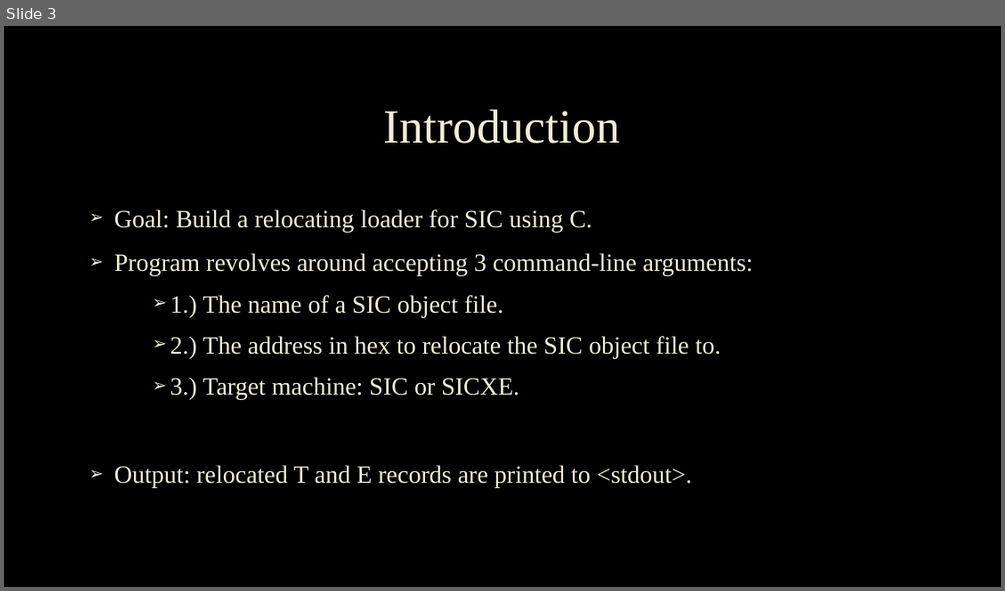
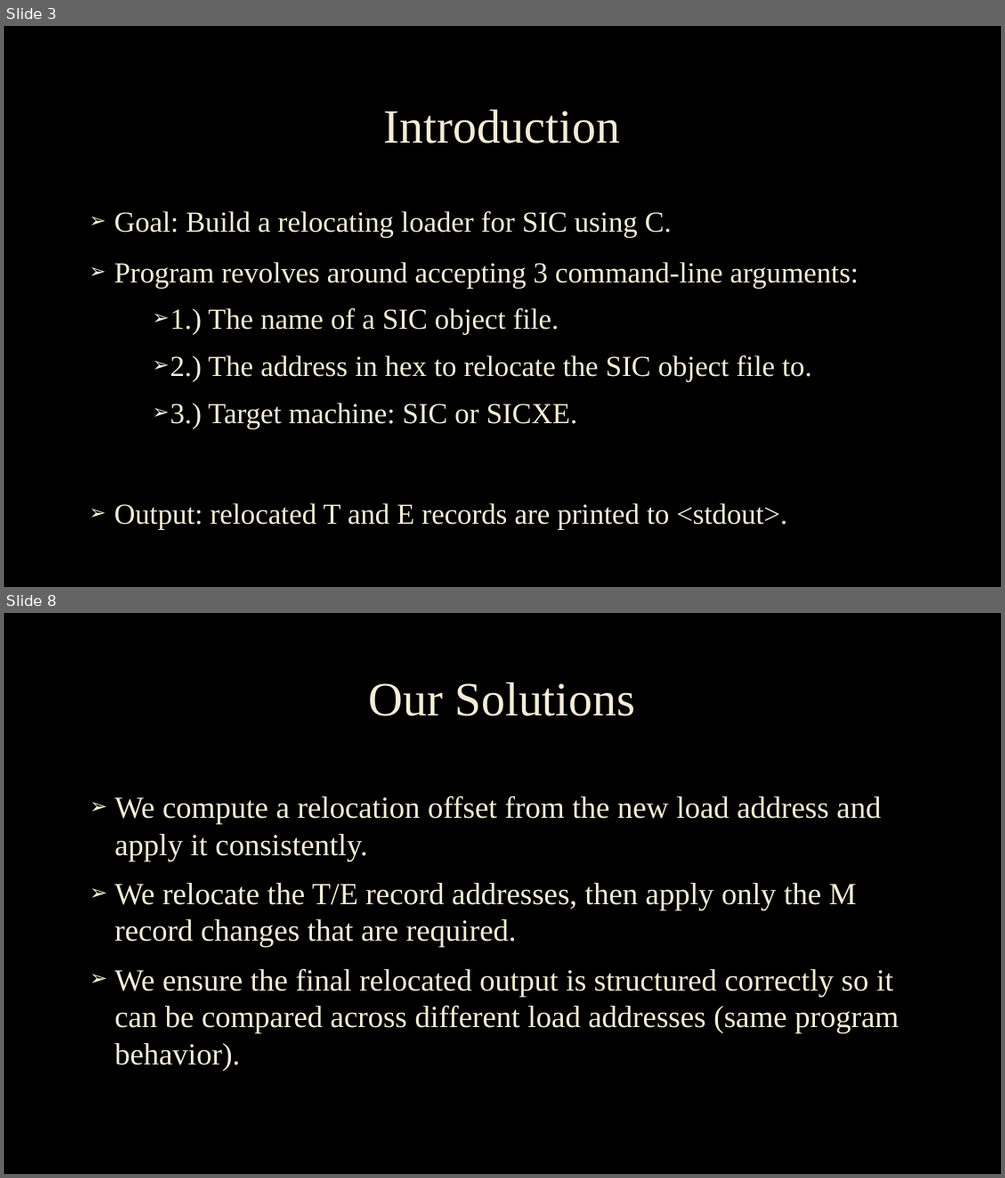
Before and after one commit to Nack2544/Relocating-Loader, a slide deck: Project4_Relocating-Loader.pptx. Shown one above the other, each under a label of ours: slide 3 before the commit, slides 3 and 8 after it; the slides between them are not shown. The pictures are 1005x591 and 1005x1178 pixels, drawn with LibreOffice and Linux fonts; fonts in the diff are those of the drawing; background and template pictures are left out. Boxes give left, top, right and bottom in pixels: in the first picture for what was removed or moved away, otherwise in the second. Text is boxed around its words. In the diff, an @@ line names an element or a change of style, - is before the commit and + after.

Commit message:
Add files via upload
Update to PowerPoint. Shorter, easier (not super technical), and includes a screenshot of code for style points?

```diff
--- a/Project4_Relocating-Loader.pptx
+++ b/Project4_Relocating-Loader.pptx
@@ slide 8 added at (4, 613, 1001, 1174), background picture (left out) @@
@@ title added at (369, 682, 636, 716), 46 pt, text #F4EDD8 @@
+Our Solutions
@@ text added at (114, 795, 898, 1070), 29.6 pt, text #F4EDD8 @@
+➢ We compute a relocation offset from the new load address and apply it consistently.
+➢ We relocate the T/E record addresses, then apply only the M record changes that are required.
+➢ We ensure the final relocated output is structured correctly so it can be compared across different load addresses (same program behavior).
@@ slide 3 changed as well @@
@@ text "Goal: Build a relocating loader ..." at (114, 211, 858, 530): size 24 to 28 pt @@
```
Also in this commit, not shown: 2 other slides changed, 5 other slides added, 9 slides removed.
